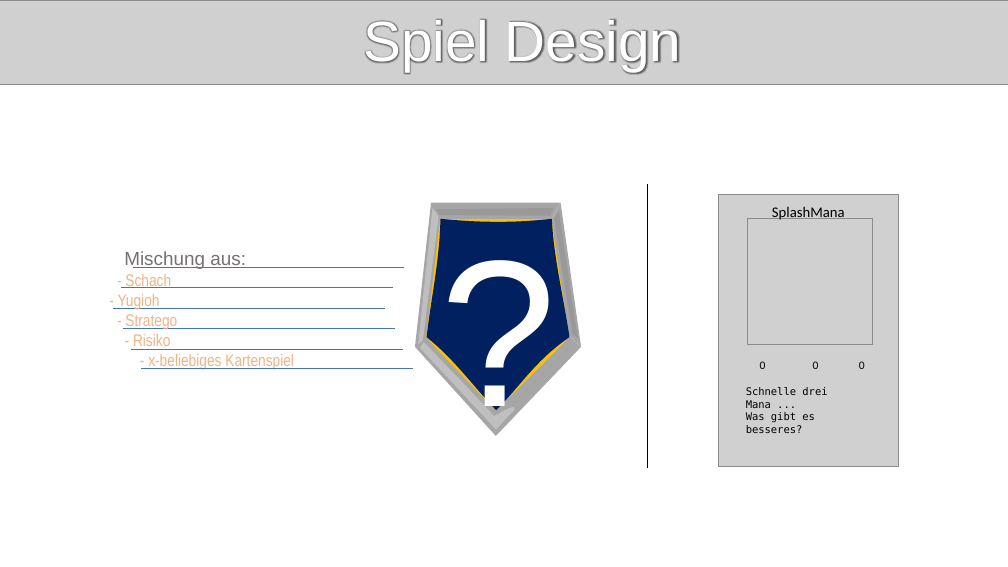
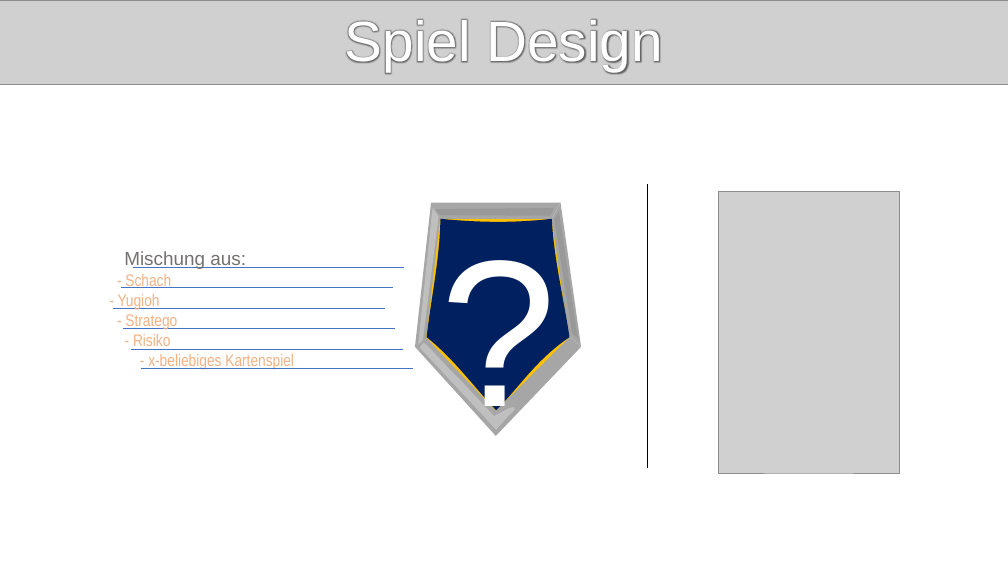
Before and after one commit to ELdER1cH/CardGame-Kingdoms, a slide deck: slide 2 of Präsentation/PP Präsi.pptx. Drawn at 1008x567 pixels with LibreOffice and Linux fonts; fonts in the diff are those of the drawing; grey boxes stand for pictures. Boxes give left, top, right and bottom in pixels: in the first picture for what was removed or moved away, otherwise in the second. Text is boxed around its words. In the diff, an @@ line names an element or a change of style, - is before the commit and + after.

```diff
--- a/Präsentation/PP Präsi.pptx
+++ b/Präsentation/PP Präsi.pptx
@@ text "Spiel Design" moved from (x1=363, y1=19, x2=681, y2=71) to (x1=345, y1=19, x2=663, y2=71) @@
@@ picture added at (x1=718, y1=191, x2=899, y2=473) @@
@@ group removed at (x1=746, y1=207, x2=873, y2=433): 3 texts, 1 picture @@
-0 0 0
-Schnelle drei Mana ...
-Was gibt es besseres?
-SplashMana
```
Also in this commit, not shown: 4 other slides changed, 2 slides added, 5 other files.
